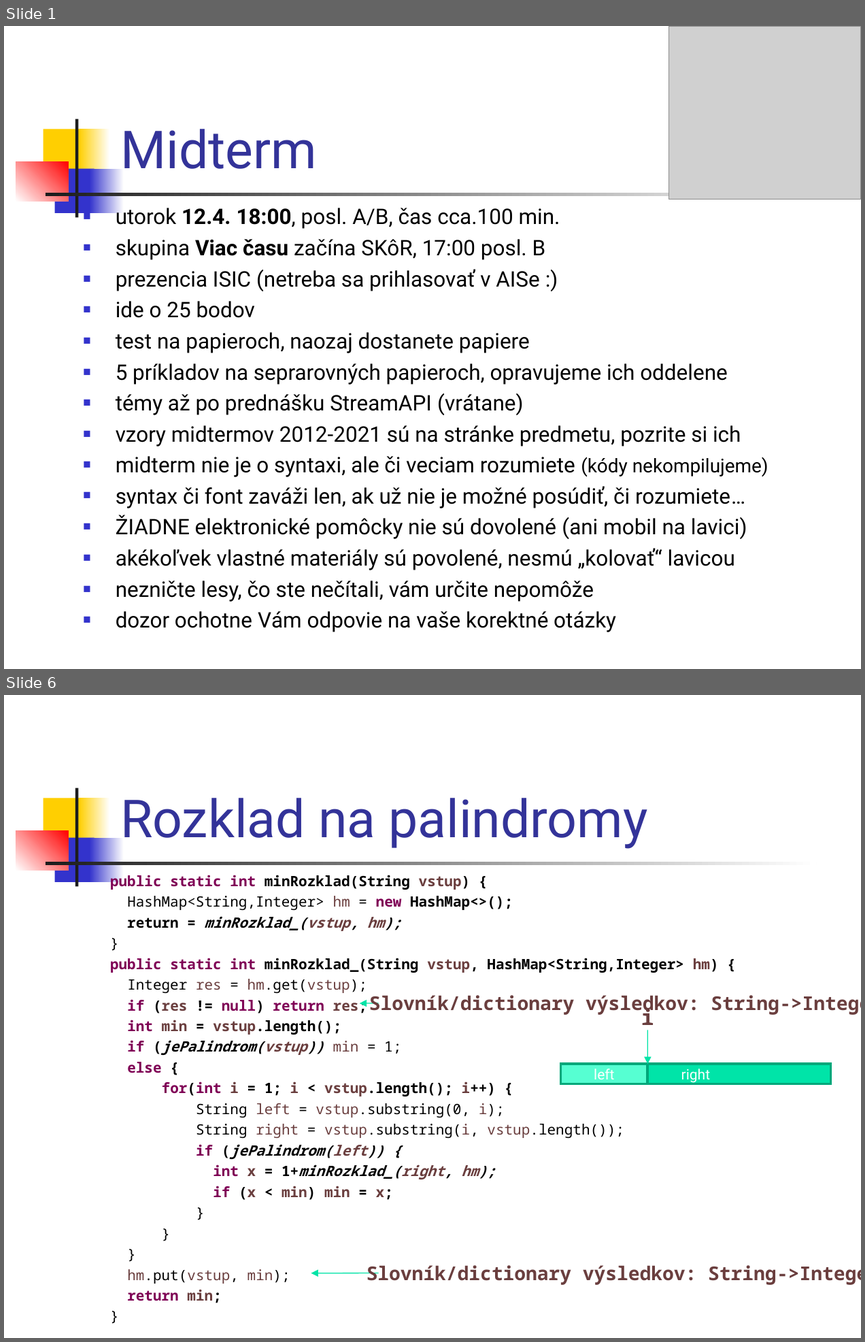
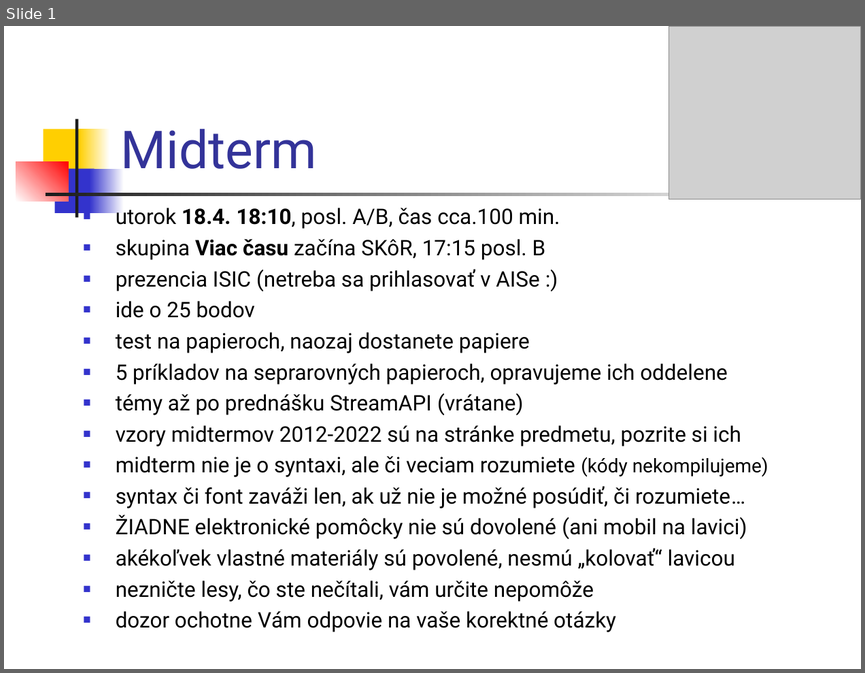
Before and after one commit to Programovanie4/Prednasky, a slide deck: 08/08_java_intro.ppt. Shown one above the other, each under a label of ours: slides 1 and 6 before the commit, slide 1 after it; the slides between them are not shown. The pictures are 865x1342 and 865x673 pixels, drawn with LibreOffice and Linux fonts; fonts in the diff are those of the drawing; grey boxes stand for pictures. Boxes give left, top, right and bottom in pixels: in the first picture for what was removed or moved away, otherwise in the second. Text is boxed around its words. In the diff, an @@ line names an element or a change of style, - is before the commit and + after.

```diff
--- a/08/08_java_intro.ppt
+++ b/08/08_java_intro.ppt
@@ slide 6 removed at <box>4,695,861,1338</box>, background #FFFFFF; not listed: 7 template elements that a slide beside it also shows @@
@@ title removed at <box>120,798,647,849</box> @@
-Rozklad na palindromy
@@ text removed at <box>110,872,719,1303</box> @@
-public static int minRozklad(String vstup) {
-HashMap<String,Integer> hm = new HashMap<>();
-return = minRozklad_(vstup, hm);
-}
-public static int minRozklad_(String vstup, HashMap<String,Integer> hm) {
-Integer res = hm.get(vstup);
-if (res != null) return res;
-int min = vstup.length();
-if (jePalindrom(vstup)) min = 1;
-else {
-for(int i = 1; i < vstup.length(); i++) {
-String left = vstup.substring(0, i);
-String right = vstup.substring(i, vstup.length());
-if (jePalindrom(left)) {
-int x = 1+minRozklad_(right, hm);
-if (x < min) min = x;
-}
-}
-}
-hm.put(vstup, min);
-return min;
-}
@@ text removed at <box>369,995,861,1015</box> @@
-Slovník/dictionary výsledkov: String->Integer
@@ arrow removed from (379, 1004) to (360, 1004) @@
@@ text removed at <box>641,1004,654,1030</box> @@
-i
@@ arrow removed from (647, 1030) to (647, 1064) @@
@@ rectangle removed at <box>561,1064,831,1084</box> @@
-right
@@ rectangle removed at <box>561,1064,647,1084</box> @@
-left
@@ text removed at <box>366,1265,861,1285</box> @@
-Slovník/dictionary výsledkov: String->Integer
@@ arrow removed from (379, 1272) to (311, 1272) @@
@@ slide 1 changed as well @@
@@ text at <box>116,205,560,260</box>: text changed @@
-■ utorok 12.4. 18:00, posl. A/B, čas cca.100 min.
-■ skupina Viac času začína SKôR, 17:00 posl. B
+■ utorok 18.4. 18:10, posl. A/B, čas cca.100 min.
+■ skupina Viac času začína SKôR, 17:15 posl. B
@@ text at <box>116,425,740,446</box>: text changed @@
-■ vzory midtermov 2012-2021 sú na stránke predmetu, pozrite si ich
+■ vzory midtermov 2012-2022 sú na stránke predmetu, pozrite si ich
```
Also in this commit, not shown: 3 slides added, 7 other slides removed, 4 other files.
